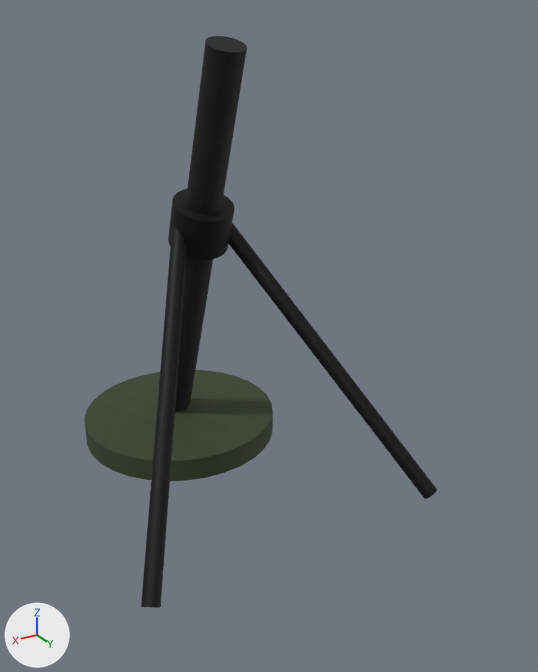
Two versions of the glTF model public/models/fleet/km187.glb, one commit apart.
Before and after are seen from a 50 mm lens placed at (1.18, 2.75, 2.02), pointed at (-0.14, 0.54, 0.92). Every picture has the same lights, and +X, +Y and +Z are marked at lower left. The older version comes first. Where no turn or scale is listed for an object, it has been applied to the vertices.

Objects in the first picture: 'Hull_MVP exposed metal', 'Hull_MVP olive paint'.
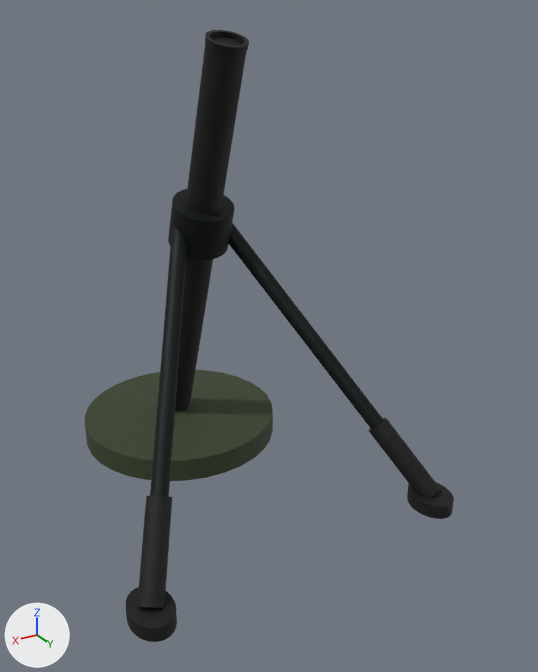
Commit message: Refine KM187 muzzle rim and bipod feet from the field photo

What differs and where, as boxes [x1, y1, x2, y2] in the pictures (538 x 672 px):
'Bipod lower sleeve.001', added
    after: [137, 495, 172, 608]
'Bipod lower sleeve', added
    after: [369, 418, 440, 499]
'Bipod foot.001', added
    after: [125, 587, 177, 642]
'Bipod foot', added
    after: [407, 482, 454, 519]
'Recessed muzzle lip', added
    after: [205, 30, 249, 55]
    faces in mat_graphite_tube_finish: [205, 30, 249, 55]
    faces in mat_recess_shadow: [211, 37, 242, 45]

The edits, one by one:
Picture 'AuthoredColor_3020203417' (img_authoredcolor_3020203417) is new.
Material 'Recess shadow' (mat_recess_shadow) is new.
Uses the picture img_authoredcolor_3020203417.
Uses the picture img_authoredmetalrough_954261699.
Uses the picture img_authorednormal_2660258138.
Mesh me_display_lip is new.
It has 128 vertices, 222 faces and spans x -0.0696..0.0696, y -0.0656..0.0716, z -0.0298..0.0408.
Faces by material slot: [192, 30].
It uses material mat_graphite_tube_finish.
It uses material mat_recess_shadow.
Mesh me_cylinder_002 is new.
It has 64 vertices, 124 faces and spans x -0.101..0.101, y -0.129..0.129, z -0.153..0.153.
It uses material mat_graphite_tube_finish.
Mesh me_cylinder is new.
It has 64 vertices, 124 faces and spans x -0.102..0.102, y -0.128..0.128, z -0.153..0.153.
It uses material mat_graphite_tube_finish.
Mesh me_cylinder_001 is new.
It is a 32-sided cylinder along z spanning x -0.061..0.061, y -0.061..0.061, z -0.022..0.022.
It uses material mat_graphite_tube_finish.
Object 'Recessed muzzle lip' (ob_recessed_muzzle_lip) is new; it shows me_display_lip.
Its location is (-0.003, 0.519, 1.94).
Object 'Bipod lower sleeve.001' (ob_bipod_lower_sleeve_001) is new; it shows me_cylinder_002.
Its location is (0.508, 0.929, 0.463).
Object 'Bipod lower sleeve' (ob_bipod_lower_sleeve) is new; it shows me_cylinder.
Its location is (-0.518, 0.924, 0.463).
Object 'Bipod foot.001' (ob_bipod_foot_001) is new; it shows me_cylinder_001.
Its parent is ob_hull.
Its location is (0.48, 0.85, 0.032).
Its scale is (1.0, 1.35, 1.0).
Object 'Bipod foot' (ob_bipod_foot) is new; it shows me_cylinder_001.
Its parent is ob_hull.
Its location is (-0.48, 0.85, 0.032).
Its scale is (1.0, 1.35, 1.0).
